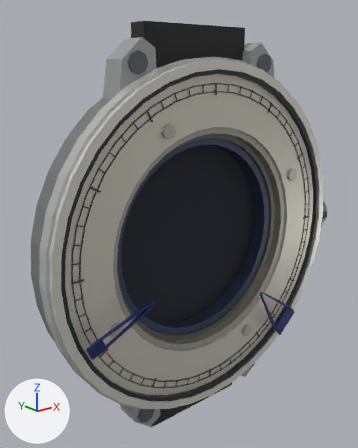
Two versions of the glTF model scenes/blue_prince_lab/reference/meshes/Case.glb, one commit apart.
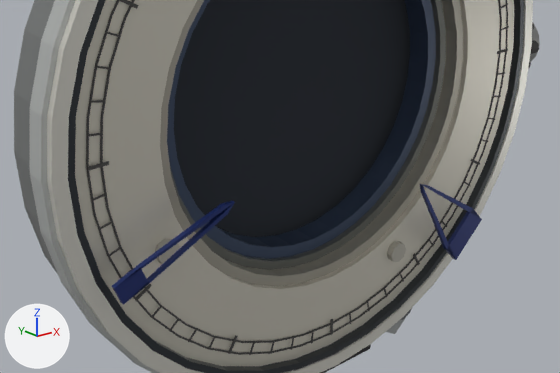
Each version appears first whole from a 50 mm camera at (-2.41, -2.55, 1.26) aimed at (-0.1, 0.35, 0.11), and next in a close-up on the part from 6% to 95% of the width and 42% to 89% of the height. Lighting does not change. The marker at lower left points along +X, +Y and +Z. The last two pictures show the newer version. Vertices at exactly the same position are counted once.

In view in the first close-up: 'Case'.
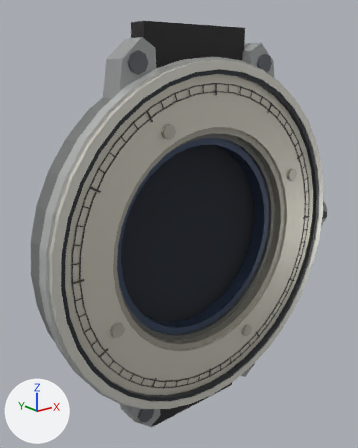
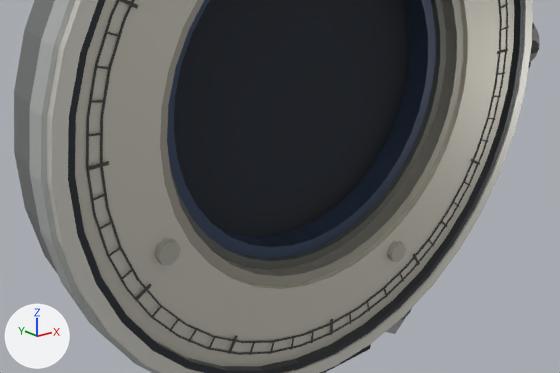
Pixel boxes (x1, y1, x2, y2) of what changed, in the close-ups (560 x 373 px):
part 1 of me_mesh_0, deleted (blue)
    before: (420, 184, 482, 260)
part 2 of me_mesh_0, deleted (blue)
    before: (112, 201, 235, 305)

What changed in the scene script:
```text
Change me_mesh_0:
    used by ob_case; location = (0.0, 0.0, 0.0)
    remove me_mesh_0.from_pydata(...)  # 2508 vertices, 4608 faces; spans x -1.34..1.46, y -0.05..0.41, z -1.55..1.55
    add me_mesh_0.from_pydata(...)  # 2480 vertices, 4544 faces; spans x -1.34..1.46, y 0.03..0.41, z -1.55..1.55
    me_mesh_0 part 1: the loose piece of 14 vertices spanning x 0.45..0.92, y -0.05..-0.03, z -0.99..-0.5 is deleted
    me_mesh_0 part 2: the loose piece of 14 vertices spanning x -1.15..-0.62, y -0.05..-0.03, z -0.5..-0.25 is deleted
```
